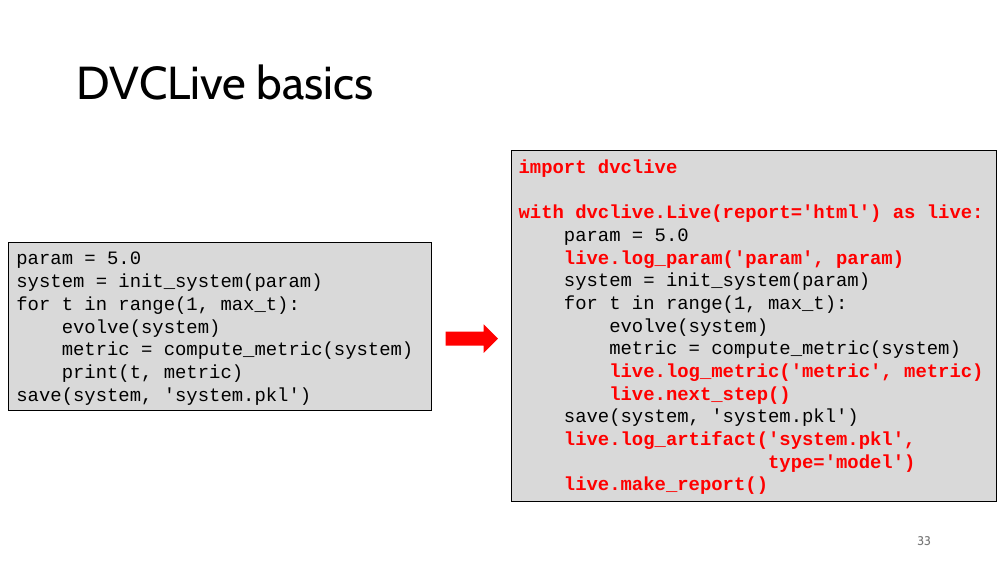
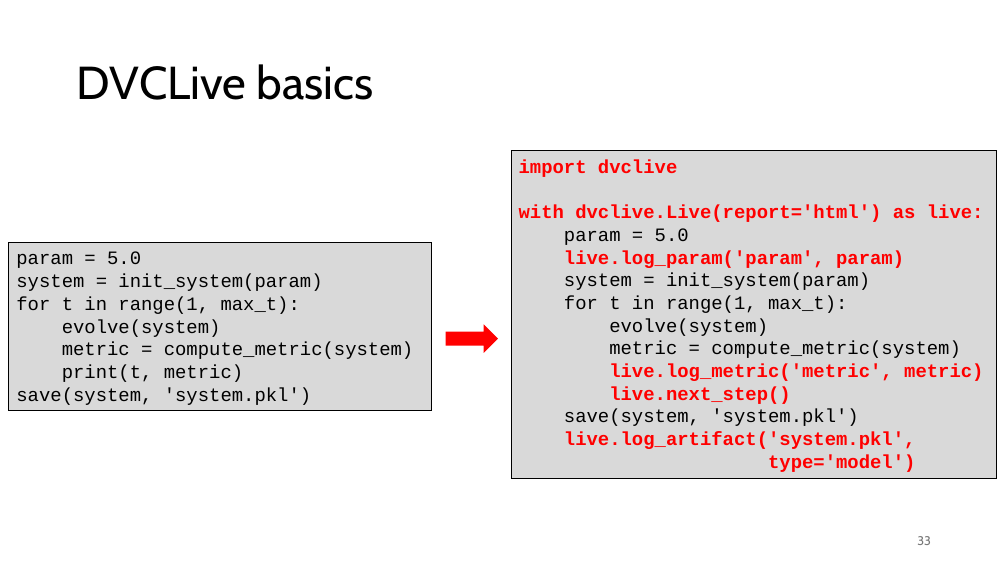
Before and after one commit to gjbex/MLOps-on-HPC, a slide deck: slide 33 of mlops_on_hpc.pptx. Drawn at 1008x567 pixels with LibreOffice and Linux fonts; fonts in the diff are those of the drawing. Boxes give left, top, right and bottom in pixels: in the first picture for what was removed or moved away, otherwise in the second. Text is boxed around its words. In the diff, an @@ line names an element or a change of style, - is before the commit and + after.

```diff
--- a/mlops_on_hpc.pptx
+++ b/mlops_on_hpc.pptx
@@ rectangle "import dvclive": place and size @@
-rectangle "import dvclive" at <box>511,150,997,501</box>
+rectangle "import dvclive" at <box>511,150,997,479</box>
@@ text in rectangle at <box>564,477,768,494</box>: paragraph removed @@
-live.make_report()
```
Also in this commit, not shown: 2 other slides changed, 1 slide added.
